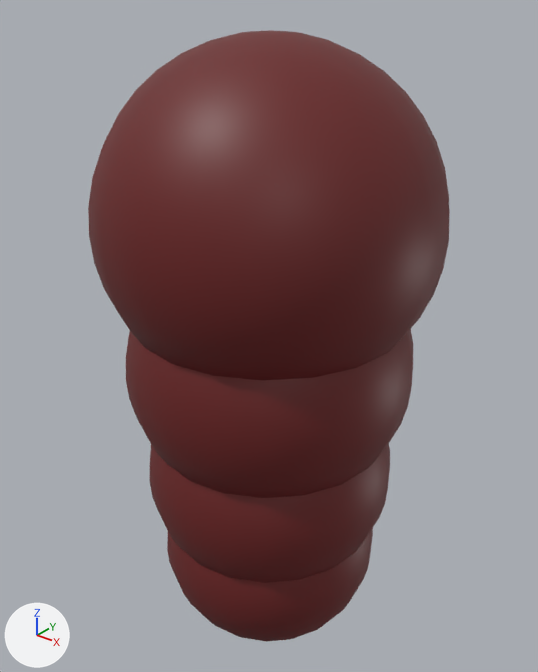
A saved change to the FBX model Assets/Bounds/House9.fbx.
Before and after are seen from a 50 mm camera at (2.112, -3.339, 0.567) aimed at (1.739, -2.873, 0.278). The axes (+X, +Y, +Z) are drawn at lower left. The lights are the same throughout. Where no turn or scale is listed for an object, it has been applied to the vertices.

Names of what the first picture shows: 'House9Ball1', 'House9Ball2', 'House9Ball3', 'House9Ball4'.
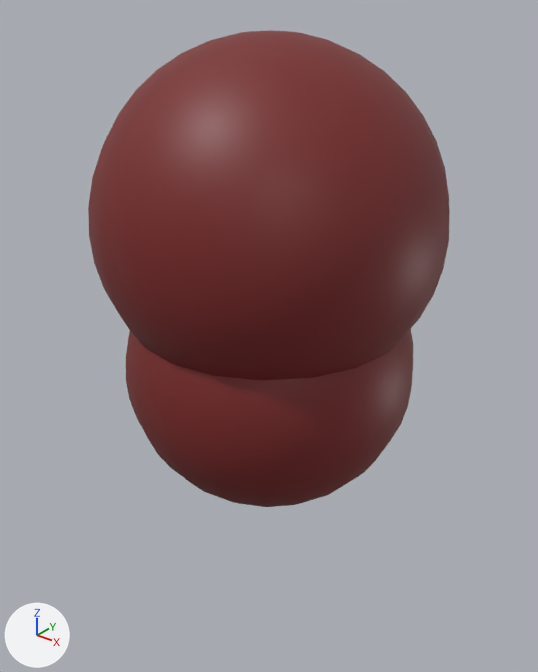
The change, as a list of edits to the scene's bpy script:
```text
Change me_mesh_001:
    where me_mesh_001.from_pydata(...)  # 382 vertices, 400 faces; spans x -0.113..0.113, y -0.113..0.113, z -0.113..0.113
    me_mesh_001 part 2: the whole mesh is turned -90 degrees about the x axis through its middle and scaled by 8.85
Change me_mesh:
    where me_mesh.from_pydata(...)  # 382 vertices, 400 faces; spans x -0.102..0.102, y -0.102..0.102, z -0.102..0.102
    me_mesh part 1: the whole mesh is turned -90 degrees about the x axis through its middle and scaled by 9.83
Change ob_house9ball3:
    ob_house9ball3: bpy.data.objects.new('House9Ball3', me_mesh_002) -> bpy.data.objects.new('House9Ball3', me_mesh)
Remove ob_house9ball2:
    ob_house9ball2 = bpy.data.objects.new('House9Ball2', me_mesh_001)
    ob_house9ball2.location = (1.748, -2.884, 0.152)
Remove ob_house9ball1:
    ob_house9ball1 = bpy.data.objects.new('House9Ball1', me_mesh)
    ob_house9ball1.location = (1.748, -2.884, 0.07)
Change ob_house9ball4:
    ob_house9ball4: bpy.data.objects.new('House9Ball4', me_mesh_003) -> bpy.data.objects.new('House9Ball4', me_mesh_001)
```

What differs and where, as boxes (x1, y1, x2, y2) in the pictures (538 x 672 px; the box of a moved part takes in the faces that stretch with it):
'House9Ball3', mesh turned: before (126, 329, 413, 498); after (126, 329, 413, 507)
'House9Ball2', deleted: before (150, 443, 390, 583)
'House9Ball1', deleted: before (167, 528, 373, 642)
part 1 of me_mesh, moved or reshaped: before (167, 528, 373, 642); after (131, 347, 391, 507)
part 2 of me_mesh_001, moved or reshaped: before (150, 443, 390, 583); after (98, 31, 405, 362)
